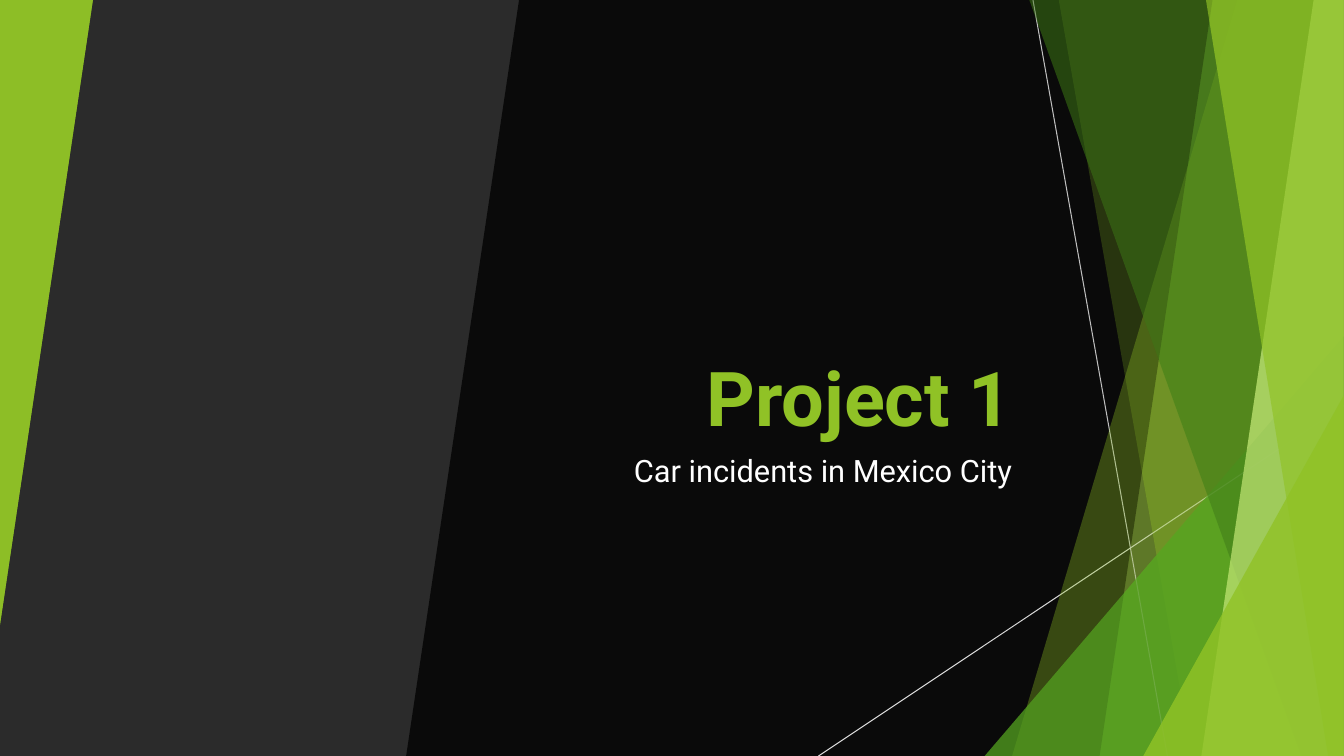
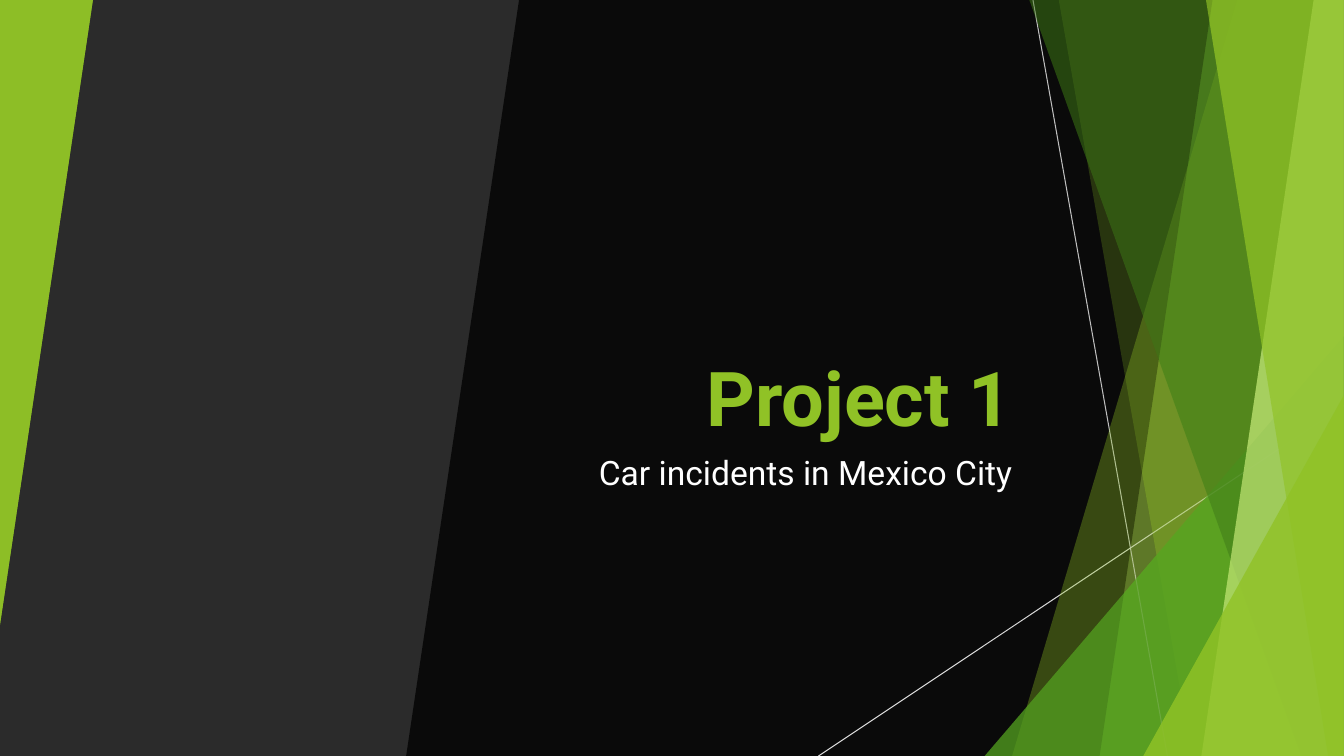
Before and after one commit to yuliasky/Project1-Pandroits, a slide deck: slide 1 of Project_car_incidents.pptx. Drawn at 1344x756 pixels with LibreOffice and Linux fonts; fonts in the diff are those of the drawing; background and template pictures are left out; a plain dark background stands for a picture behind light text. Boxes give left, top, right and bottom in pixels: in the first picture for what was removed or moved away, otherwise in the second. Text is boxed around its words. In the diff, an @@ line names an element or a change of style, - is before the commit and + after.

```diff
--- a/Project_car_incidents.pptx
+++ b/Project_car_incidents.pptx
@@ subtitle "Car incidents in Mexico City" at (599, 459, 1012, 492): size 22 to 24 pt @@
```
Also in this commit, not shown: 1 other slide changed, 1 slide added, 1 other file.
